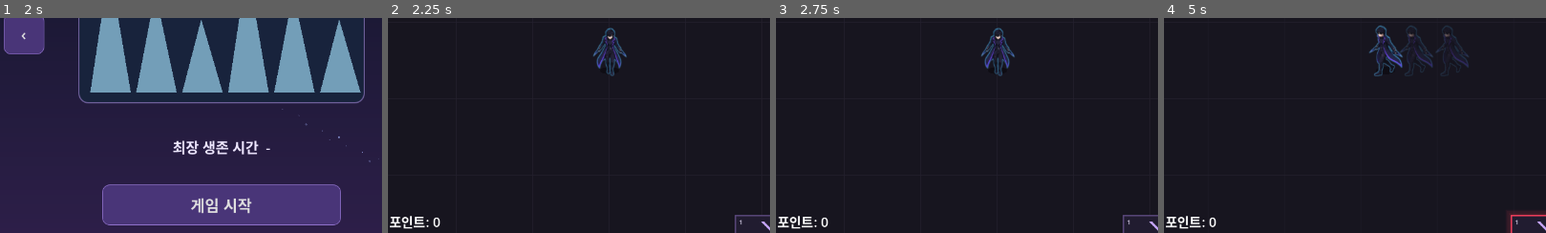
Above: before the commit, frames 1-4 (left to right).
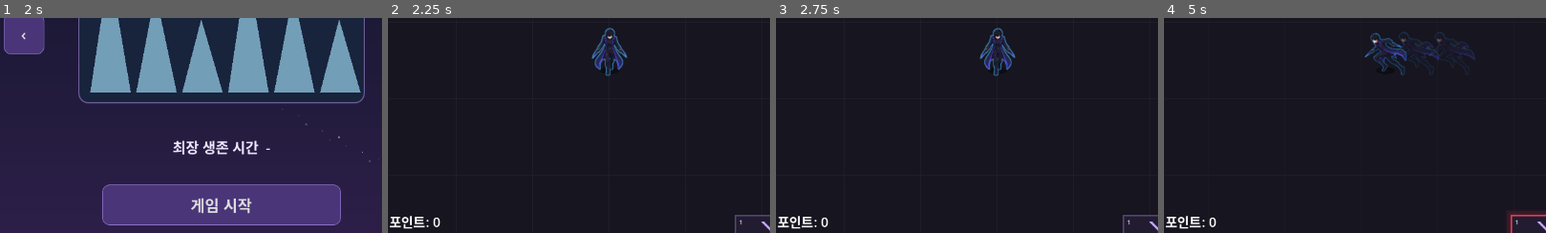
Above: after the commit, the same moments.

Repository: MoongTaeng-I/aigame
Game: Godot game, scene res://scenes/flow.tscn
The game is run twice, just before and just after one commit, with the same random seed, the same clock (stepped at 60 frames per second) and the same inputs.
Inputs (mouse positions are % of the whole screen's width and height, from its top left):
- Up to frame 1 (2 s): tap Enter at 0.5 s; move the mouse to (72, 45) at 0.52 s; hold D (move_right) 0.53-1.25 s; tap T at 0.6 s; click (72, 45) at 0.67 s; tap Space at 1.25 s; drag from (30, 55) to (45, 70) at 1.27 s
- Up to frame 2 (2.25 s): click "게임 시작" at 2 s
- Up to frame 3 (2.75 s): no input
- Up to frame 4 (5 s): tap Enter at 2.75 s; move the mouse to (62, 62) at 2.77 s; hold D (move_right) 2.78-3.5 s; tap T at 2.85, 4.35 s; click (62, 62) at 2.92 s; drag from (45, 70) to (20, 35) at 3.52 s; move the mouse to (80, 65) at 4.27 s; hold A (move_left) from 4.28 s (still down); tap Space (skill_dash) at 4.9 s
The pictures show only the part of the screen within x 21-71%, y 38-88%; the shares and areas given below are measured in that part.

Frame 1 is identical in both runs. In frame 2, 0.5% of the frame differs, in the area x 53-63%, y 4-28%; in frame 3, 0.5%; in frame 4, 1.5%, in the area x 52-82%, y 3-28%.

Commit message:
ART-03 플레이어 대기와 이동 시트 분리

Diff:
--- a/data/player.csv
+++ b/data/player.csv
@@ -1,2 +1,2 @@
-Id,Name_ko,Move_speed,Body_radius,Push_weight,Sprite_path,Sprite_layout,Sprite_cols,Sprite_rows,Sprite_cell_height,Sprite_baseline,Sprite_foot_y,Anim_fps,Note,Max_hp,Pickup_radius
-player_01,플레이어,250,16,3,res://assets/art/player/player_v1_sheet.png,dir3,4,3,88,379,8,8,A단계 검증용 시작값,100,100
+Id,Name_ko,Move_speed,Body_radius,Push_weight,Sprite_path,Idle_sprite_path,Sprite_layout,Sprite_cols,Sprite_rows,Sprite_cell_height,Sprite_baseline,Sprite_foot_y,Anim_fps,Idle_fps,Note,Max_hp,Pickup_radius
+player_01,플레이어,250,16,3,res://assets/art/player/player_move_sheet.png,res://assets/art/player/player_idle_sheet.png,dir3,4,3,87,368,8,12,6,A단계 검증용 시작값,100,100
--- a/scripts/combat_data.gd
+++ b/scripts/combat_data.gd
@@ -13,9 +13,9 @@
 	store.register_schema("enemy_scaling.csv",{"Id":"String","Time_start":"Float","Hp_mult":"Float","Speed_mult":"Float","Damage_mult":"Float","Xp_mult":"Float","Note":"String"})
 	store.register_schema("player.csv", {
 		"Id": "String", "Name_ko": "String", "Move_speed": "Float",
-		"Body_radius": "Float", "Push_weight": "Float", "Sprite_path":"String", "Sprite_layout":"String",
+		"Body_radius": "Float", "Push_weight": "Float", "Sprite_path":"String", "Idle_sprite_path":"String", "Sprite_layout":"String",
 		"Sprite_cols":"Int", "Sprite_rows":"Int", "Sprite_cell_height":"Float",
-		"Sprite_baseline":"Float", "Sprite_foot_y":"Float", "Anim_fps":"Float",
+		"Sprite_baseline":"Float", "Sprite_foot_y":"Float", "Anim_fps":"Float", "Idle_fps":"Float",
 		"Note": "String", "Max_hp": "Int",
 	})
 	store.register_schema("enemy.csv", {
@@ -68,7 +68,7 @@
 		if String(row.Sprite_layout)!="dir3": return _field_error(store,"player.csv",row.Id,"Sprite_layout","플레이어는 dir3이어야 합니다.")
 		if int(row.Sprite_cols)<1: return _field_error(store,"player.csv",row.Id,"Sprite_cols","1 이상이어야 합니다.")
 		if int(row.Sprite_rows)<1: return _field_error(store,"player.csv",row.Id,"Sprite_rows","1 이상이어야 합니다.")
-		for column in ["Sprite_cell_height","Anim_fps"]:
+		for column in ["Sprite_cell_height","Anim_fps","Idle_fps"]:
 			if not is_finite(float(row[column])) or float(row[column])<=0: return _field_error(store,"player.csv",row.Id,column,"유한한 양수여야 합니다.")
 		if not is_finite(float(row.Sprite_baseline)) or float(row.Sprite_baseline)<0: return _field_error(store,"player.csv",row.Id,"Sprite_baseline","유한한 비음수여야 합니다.")
 		if not is_finite(float(row.Sprite_foot_y)): return _field_error(store,"player.csv",row.Id,"Sprite_foot_y","유한한 값이어야 합니다.")
--- a/scripts/sprite_body.gd
+++ b/scripts/sprite_body.gd
@@ -5,6 +5,7 @@
 const SHADOW_COLOR := Color(0.0,0.0,0.0,0.35)
 
 var texture: Texture2D
+var idle_texture: Texture2D
 var layout := "dir3"
 var columns := 1
 var rows := 1
@@ -24,6 +25,8 @@
 var fallback_outline := Color("#eee6ff")
 var _animation_elapsed := 0.0
 var _animation_row := -1
+var _pose_moving := false
+var _using_idle := false
 
 func configure(record: Dictionary, radius: float, color: Color, outline: Color) -> void:
 	fallback_radius = radius
@@ -51,6 +54,17 @@
 		return
 	texture = loaded
 	using_fallback = false
+	if record.has("Idle_sprite_path"):
+		var idle_path := String(record.get("Idle_sprite_path","")).strip_edges()
+		if idle_path.is_empty() or not ResourceLoader.exists(idle_path,"Texture2D"):
+			print("ART-03 경고: Idle_sprite_path가 비었거나 파일이 없어 이동 시트 첫 칸을 사용합니다: "+idle_path)
+		else:
+			var loaded_idle := ResourceLoader.load(idle_path,"Texture2D")
+			if loaded_idle is Texture2D:
+				idle_texture = loaded_idle
+				_using_idle = true
+			else:
+				print("ART-03 경고: Idle_sprite_path를 이미지로 읽을 수 없어 이동 시트 첫 칸을 사용합니다: "+idle_path)
 	texture_filter = CanvasItem.TEXTURE_FILTER_LINEAR_WITH_MIPMAPS
 	queue_redraw()
 
@@ -94,9 +108,18 @@
 		else:
 			frame_row = 0 if direction.y>0.0 else 1
 			flip_h = false
-	if moving:
+	var state_changed := moving!=_pose_moving
+	_pose_moving = moving
+	_using_idle = not moving and idle_texture!=null
+	if state_changed:
+		_animation_elapsed = 0.0
+		frame_column = 0
+	elif moving:
 		_animation_elapsed += maxf(0.0,delta)
 		frame_column = floori(_animation_elapsed*animation_fps)%maxi(1,columns)
+	elif idle_texture!=null:
+		_animation_elapsed += maxf(0.0,delta)
+		frame_column = floori(_animation_elapsed*idle_fps)%maxi(1,columns)
 	else:
 		_animation_elapsed = 0.0
 		frame_column = 0
@@ -125,10 +148,16 @@
 	queue_redraw()
 
 func source_rect() -> Rect2:
-	if texture==null:
+	var shown := current_texture()
+	if shown==null:
 		return Rect2()
-	var frame_size := Vector2(texture.get_width()/float(columns),texture.get_height()/float(rows))
+	var frame_size := Vector2(shown.get_width()/float(columns),shown.get_height()/float(rows))
 	return Rect2(Vector2(frame_column,frame_row)*frame_size,frame_size)
+
+func current_texture() -> Texture2D:
+	if _using_idle and idle_texture!=null:
+		return idle_texture
+	return texture
 
 func display_rect() -> Rect2:
 	var source := source_rect()
@@ -157,6 +186,6 @@
 	if flip_h:
 		draw_set_transform(Vector2.ZERO,0.0,Vector2(-1.0,1.0))
 		destination.position.x = -destination.end.x
-	draw_texture_rect_region(texture,destination,source_rect(),Color.WHITE,false,true)
+	draw_texture_rect_region(current_texture(),destination,source_rect(),Color.WHITE,false,true)
 	if flip_h:
 		draw_set_transform(Vector2.ZERO,0.0,Vector2.ONE)
--- a/tests/p0_runner.gd
+++ b/tests/p0_runner.gd
@@ -549,7 +549,7 @@
 	var store := _store()
 	var sources := {
 		"enemy.csv":"Id,Name_ko,Move_speed,Attack_range_type,Body_radius,Push_weight,Note,Max_hp,Contact_damage,Contact_rehit_sec,Death_fade_sec,Shot_interval_sec,Shot_range,Projectile_id,Xp_value\ntest,test,0,melee,8,1,test,100,5,1,0.4,,,,"+enemy_xp+"\n",
-		"player.csv":"Id,Name_ko,Move_speed,Body_radius,Push_weight,Sprite_path,Sprite_layout,Sprite_cols,Sprite_rows,Sprite_cell_height,Sprite_baseline,Sprite_foot_y,Anim_fps,Note,Max_hp,Pickup_radius\ntest,test,250,8,3,,dir3,4,3,88,379,8,8,test,100,"+pickup+"\n",
+		"player.csv":"Id,Name_ko,Move_speed,Body_radius,Push_weight,Sprite_path,Idle_sprite_path,Sprite_layout,Sprite_cols,Sprite_rows,Sprite_cell_height,Sprite_baseline,Sprite_foot_y,Anim_fps,Idle_fps,Note,Max_hp,Pickup_radius\ntest,test,250,8,3,,,dir3,4,3,87,368,8,12,6,test,100,"+pickup+"\n",
 		"level.csv":"Id,Level,Xp_to_next,Note\n"+levels,
 		"xp_rule.csv":"Id,Pull_start_speed,Pull_accel,Orb_radius,Max_ground_orbs,Skill_point_every_levels,Note\n"+rule_id+","+pull_start+","+acceleration+","+radius+","+cap+","+point_every+",test\n",
 	}
--- a/tests/player_sprite_p0.gd
+++ b/tests/player_sprite_p0.gd
@@ -24,9 +24,12 @@
 func actual_sheet() -> void:
 	var record: Dictionary = store.get_row("player.csv","player_01")
 	var view = make_view(record)
-	t.check(not view.using_fallback and view.texture!=null and view.columns==4 and view.rows==3,"ART-01 actual4x3 player sheet connects")
-	t.check(view.texture.get_image().has_mipmaps(),"ART-01 texture import generates mipmaps")
+	t.check(not view.using_fallback and view.texture!=null and view.idle_texture!=null and view.columns==4 and view.rows==3,"ART-03 separate4x3 move and idle sheets connect")
+	t.check(view.texture.get_width()==1488 and view.texture.get_height()==1140 and view.idle_texture.get_width()==1488 and view.idle_texture.get_height()==1140,"ART-03 both player sheets are1488x1140")
+	t.check(view.texture.get_image().has_mipmaps() and view.idle_texture.get_image().has_mipmaps(),"ART-03 both texture imports generate mipmaps")
 	t.check(view.texture_filter==CanvasItem.TEXTURE_FILTER_LINEAR_WITH_MIPMAPS,"ART-01 player uses linear mipmap filter")
+	view.advance_pose(Vector2.DOWN,true,1.0)
+	t.check(view.current_texture()==view.texture and view.frame_column==0,"ART-03 moving state starts move sheet at frame1")
 	var directions := [
 		[Vector2.DOWN,0,false,"down"],[Vector2.UP,1,false,"up"],
 		[Vector2.RIGHT,2,false,"right"],[Vector2.LEFT,2,true,"left"],
@@ -34,26 +37,39 @@
 		[Vector2(2,1),2,false,"right dominant diagonal"],[Vector2(-2,1),2,true,"left dominant diagonal"],
 	]
 	for item in directions:
-		view.advance_pose(item[0],true,0.01)
+		view.advance_pose(item[0],true,0.0)
 		t.check(view.frame_row==item[1] and view.flip_h==item[2],"ART-01 direction row and flip "+String(item[3]))
-	view.advance_pose(Vector2.LEFT,true,0.13)
-	t.check(view.frame_column==1,"ART-01 moving animation advances at8fps")
+	view.advance_pose(Vector2.LEFT,true,1.0/12.0)
+	t.check(view.frame_column==1 and view.current_texture()==view.texture,"ART-03 moving animation advances at12fps on move sheet")
 	view.advance_pose(Vector2.ZERO,false,1.0)
-	t.check(view.frame_row==2 and view.flip_h and view.frame_column==0,"ART-01 stop keeps last direction and returns to first frame")
+	t.check(view.frame_row==2 and view.flip_h and view.frame_column==0 and view.current_texture()==view.idle_texture,"ART-03 stop keeps direction and starts idle sheet at frame1")
+	view.advance_pose(Vector2.ZERO,false,1.0/6.0)
+	t.check(view.frame_column==1 and view.current_texture()==view.idle_texture,"ART-03 stopped or movement-locked pose loops idle sheet at6fps")
+	view.advance_pose(Vector2.RIGHT,true,1.0)
+	t.check(view.frame_column==0 and view.current_texture()==view.texture,"ART-03 idle-to-move switch restarts move sheet at frame1")
 	var rect: Rect2 = view.display_rect()
 	var source: Rect2 = view.source_rect()
 	var baseline_y := rect.position.y+float(record.Sprite_baseline)*(rect.size.y/source.size.y)
-	t.check(absf(rect.size.y-88.0)<=1.0 and is_equal_approx(baseline_y,float(record.Sprite_foot_y)),"ART-01 display cell height88 and baseline meets foot offset")
+	t.check(absf(rect.size.y-87.0)<=1.0 and is_equal_approx(baseline_y,float(record.Sprite_foot_y)),"ART-03 display cell height87 and baseline meets foot offset")
 	var afterimage := AfterimageScript.new()
 	t.root.add_child(afterimage)
 	afterimage.configure({"kind":"player","radius":16.0,"sprite_pose":view.pose_snapshot()},0.3,0.45)
-	t.check(afterimage.sprite_body!=null and afterimage.sprite_body.frame_row==2 and afterimage.sprite_body.frame_column==0 and afterimage.sprite_body.flip_h,"ART-01 dash afterimage preserves current frame and flip")
+	t.check(afterimage.sprite_body!=null and afterimage.sprite_body.texture==view.texture and afterimage.sprite_body.frame_row==2 and afterimage.sprite_body.frame_column==0 and not afterimage.sprite_body.flip_h,"ART-03 dash afterimage preserves move-sheet frame and flip")
 	view.queue_free()
 	afterimage.queue_free()
 	await t.process_frame
 
 func fallback_paths() -> void:
 	var base: Dictionary = store.get_row("player.csv","player_01").duplicate(true)
+	for value in ["","res://assets/art/player/not_found_idle.png"]:
+		var idle_record := base.duplicate(true)
+		idle_record.Idle_sprite_path = value
+		var idle_view = make_view(idle_record)
+		idle_view.advance_pose(Vector2.LEFT,true,0.0)
+		idle_view.advance_pose(Vector2.ZERO,false,1.0)
+		t.check(not idle_view.using_fallback and idle_view.texture!=null and idle_view.idle_texture==null and idle_view.current_texture()==idle_view.texture and idle_view.frame_column==0,"ART-03 empty or missing idle sheet holds move sheet frame1 without crash: "+value)
+		idle_view.queue_free()
+		await t.process_frame
 	for value in ["","res://assets/art/player/not_found.png"]:
 		var record := base.duplicate(true)
 		record.Sprite_path = value
--- a/tests/shadow_sprite_p0.gd
+++ b/tests/shadow_sprite_p0.gd
@@ -12,16 +12,17 @@
 	if f.store.get_table("shadow.csv").is_empty():
 		await helper.close(f)
 		return
-	var player_texture := ResourceLoader.load("res://assets/art/player/player_v1_sheet.png","Texture2D") as Texture2D
+	var player_texture := ResourceLoader.load("res://assets/art/player/player_move_sheet.png","Texture2D") as Texture2D
+	var player_idle_texture := ResourceLoader.load("res://assets/art/player/player_idle_sheet.png","Texture2D") as Texture2D
 	var igris_texture := ResourceLoader.load("res://assets/art/shadow/igris_sheet.png","Texture2D") as Texture2D
-	t.check(player_texture!=null and player_texture.get_width()==1328 and player_texture.get_height()==1167,"ART-02 replacement player sheet is1328x1167")
+	t.check(player_texture!=null and player_idle_texture!=null and player_texture.get_width()==1488 and player_texture.get_height()==1140 and player_idle_texture.get_width()==1488 and player_idle_texture.get_height()==1140,"ART-03 player move and idle sheets are1488x1140")
 	t.check(igris_texture!=null and igris_texture.get_width()==1920 and igris_texture.get_height()==1260,"ART-02 Igris sheet is1920x1260")
-	t.check(player_texture.get_image().has_mipmaps() and igris_texture.get_image().has_mipmaps(),"ART-02 both sheets import mipmaps")
+	t.check(player_texture.get_image().has_mipmaps() and player_idle_texture.get_image().has_mipmaps() and igris_texture.get_image().has_mipmaps(),"ART-03 player sheets and Igris sheet import mipmaps")
 	var player_row: Dictionary = f.store.get_row("player.csv","player_01")
 	var player_view := preload("res://scripts/sprite_body.gd").new()
 	f.host.add_child(player_view)
 	player_view.configure(player_row,16,Color("#b18cff"),Color("#eee6ff"))
-	t.check(player_view.layout=="dir3" and absf(player_view.display_rect().size.y-88.0)<=1.0,"ART-02 player keeps dir3 and display height88")
+	t.check(player_view.layout=="dir3" and absf(player_view.display_rect().size.y-87.0)<=1.0,"ART-03 player keeps dir3 with display height87")
 	var igris = f.summons.summon("igrit")
 	t.check(igris!=null and igris.sprite_body!=null and igris.sprite_body.layout=="state3","ART-02 production Igris uses state3 sprite body")
 	igris.tick(1.0/6.0)
Binary file added: assets/art/player/player_idle_sheet.png
Not shown, added: assets/art/player/player_idle_sheet.png.import
Binary file added: assets/art/player/player_move_sheet.png
Not shown, changed: assets/art/player/player_move_sheet.png.import
Binary file removed: assets/art/player/player_v1_sheet.png
Not shown, changed: docs/devlog.md
Not shown, changed: docs/systems/01_player_and_map.md
Not shown, changed: docs/systems/10_visuals_and_audio.md
